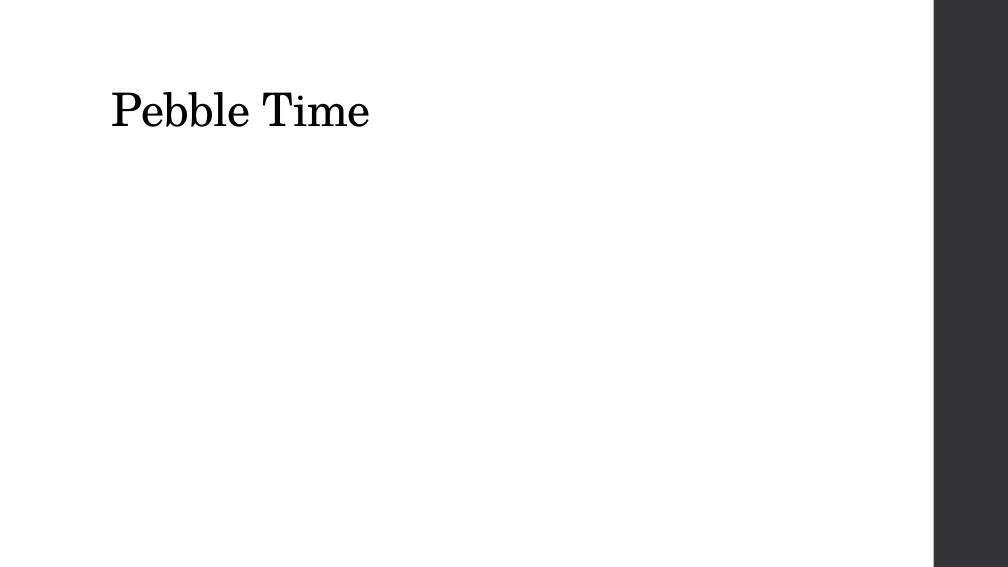
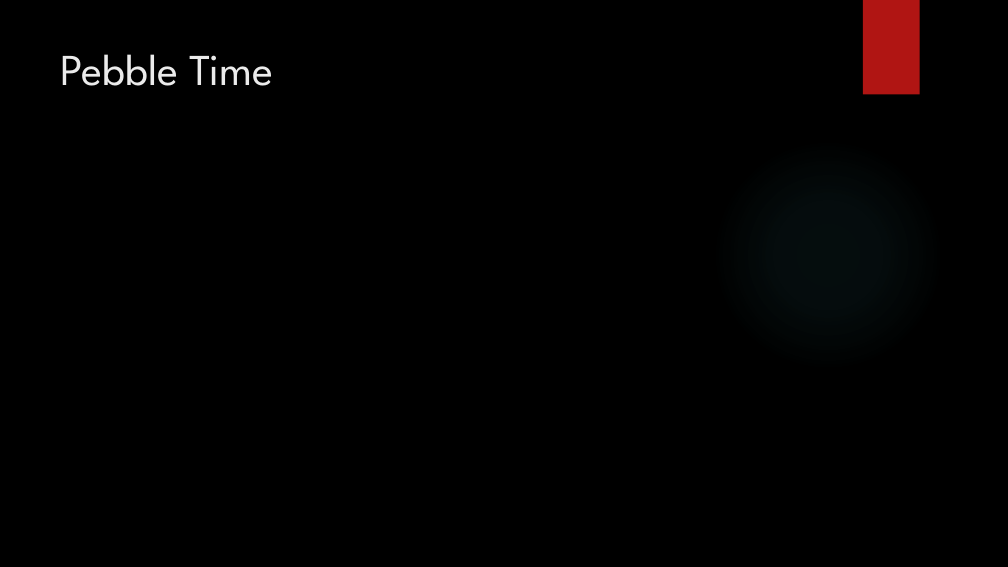
Before and after one commit to Gilbert-Maldonado/HackDFW2016, a slide deck: slide 6 of Earn.pptx. Drawn at 1008x567 pixels with LibreOffice and Linux fonts; fonts in the diff are those of the drawing; background and template pictures are left out. Boxes give left, top, right and bottom in pixels: in the first picture for what was removed or moved away, otherwise in the second. Text is boxed around its words. In the diff, an @@ line names an element or a change of style, - is before the commit and + after.

```diff
--- a/Earn.pptx
+++ b/Earn.pptx
@@ background #FFFFFF to picture (left out) @@
@@ rectangle added at box(863, 0, 920, 95), fill #B01513 @@
@@ rectangle removed at box(934, 0, 1008, 567) @@
@@ title "Pebble Time": place and size @@
-title "Pebble Time" at box(112, 92, 371, 127)
+title "Pebble Time" at box(61, 54, 274, 86)
@@ title "Pebble Time" at box(61, 54, 274, 86): size 44 to 42 pt, font TeX Gyre Schola to League Spartan, text colour #000000 to #EBEBEB, letter spacing -0.5 to 0 pt; line spacing 0.9 to 1; vertical alignment bottom to top @@
@@ ellipse added at box(712, 138, 944, 371), fill gradient #50B9C1 @@
```
Also in this commit, not shown: 6 other slides changed.
